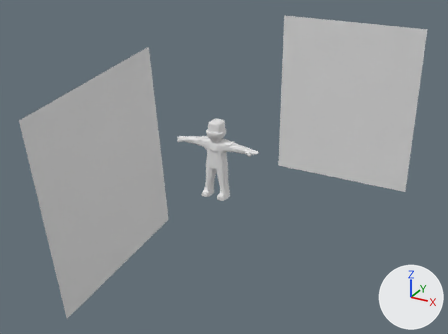
An edit to the Blender file Behind the curtains/Assets/Models/Character/character.blend, drawn before and after from the same camera.
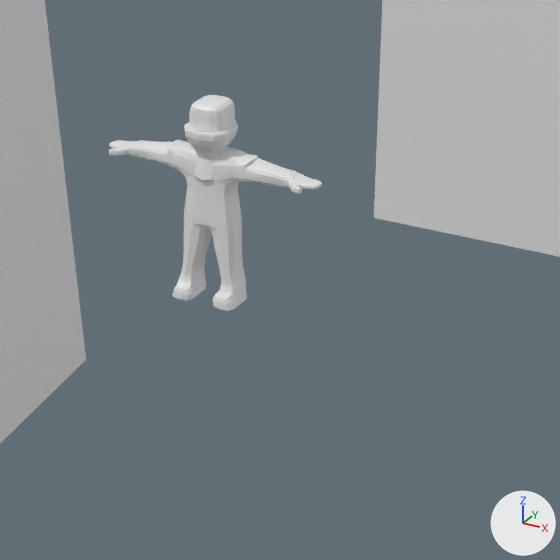
Old and new are each drawn whole from a 50 mm camera at (15.02, -26.58, 12.53) aimed at (-0.74, 2.09, -1.8) and again close up on the part from 30% to 78% of the width and 25% to 89% of the height. Every picture has the same lights, and +X, +Y and +Z are marked at lower right.

The scene before the commit, as lines of its bpy script (objects in view):
```python
mat_material_001 = principled_material('Material.001')
mat_material_001.base_color = (0.8, 0.8, 0.8)  # white #e7e7e7
me_cube_004 = bpy.data.meshes.new('Cube.004')
me_cube_004.from_pydata(...)  # 252 vertices, 226 faces; spans x -0.82..4.15, y -2.34..0.41, z -2.68..1.99
me_cube_004.materials.append(mat_material_001)  # white #e7e7e7
me_img_4477 = bpy.data.meshes.new('IMG_4477')
me_img_4477.from_pydata([(-0.667, -0.5, 0.0), (0.667, -0.5, 0.0), (-0.667, 0.5, 0.0), (0.667, 0.5, 0.0)], [], [(0, 1, 3, 2)])
me_img_4477.materials.append(mat_img_4477)  # its picture is missing
me_img_4477_001 = bpy.data.meshes.new('IMG_4477.001')
me_img_4477_001.from_pydata([(-0.667, -0.5, 0.0), (0.667, -0.5, 0.0), (-0.667, 0.5, 0.0), (0.667, 0.5, 0.0)], [], [(0, 1, 3, 2)])
me_img_4477_001.materials.append(mat_img_4477_001)  # its picture is missing
ob_cube = bpy.data.objects.new('Cube', me_cube_004)
ob_cube.location = (0.0, 0.03, 0.0)
ob_cube.scale = (0.581, 1.0, 0.916)
_m = ob_cube.modifiers.new('Subdivision', 'SUBSURF')
_m.render_levels = 1
_m = ob_cube.modifiers.new('Mirror', 'MIRROR')
ob_img_4477 = bpy.data.objects.new('IMG_4477', me_img_4477)
ob_img_4477.location = (-5.07, -2.92, -1.55)
ob_img_4477.rotation_euler = (-1.453, 1.702, -1.451)  # degrees (-83, 98, -83)
ob_img_4477.scale = (8.74, 9.89, 1.24)
ob_img_4477_001 = bpy.data.objects.new('IMG_4477.001', me_img_4477_001)
ob_img_4477_001.location = (2.17, 14.72, -1.17)
ob_img_4477_001.rotation_euler = (0.463, 1.588, -1.089)  # degrees (27, 91, -62)
ob_img_4477_001.scale = (8.74, 9.89, 1.24)
```
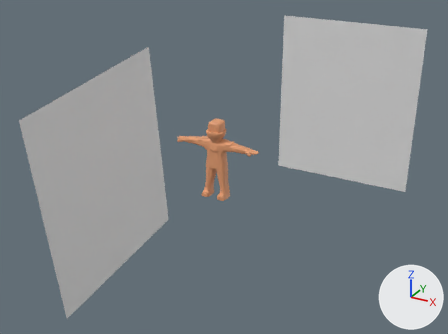
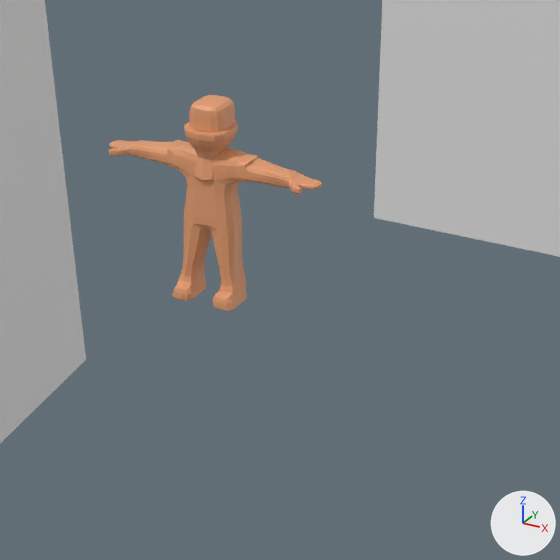
Changed parts and their boxes [x1, y1, x2, y2] in the close-ups (560 x 560 px):
'Cube', recoloured (white to orange)
    both: [109, 95, 322, 311]

Diff of the bpy script that builds the scene:
```diff
--- a/Behind the curtains/Assets/Models/Character/character.blend.py
+++ b/Behind the curtains/Assets/Models/Character/character.blend.py
@@ mat_material_001 @@
 mat_material_001 = principled_material('Material.001')
-mat_material_001.base_color = (0.8, 0.8, 0.8)  # white #e7e7e7
+mat_material_001.base_color = (0.8, 0.347, 0.168)  # orange #e79f72
```
